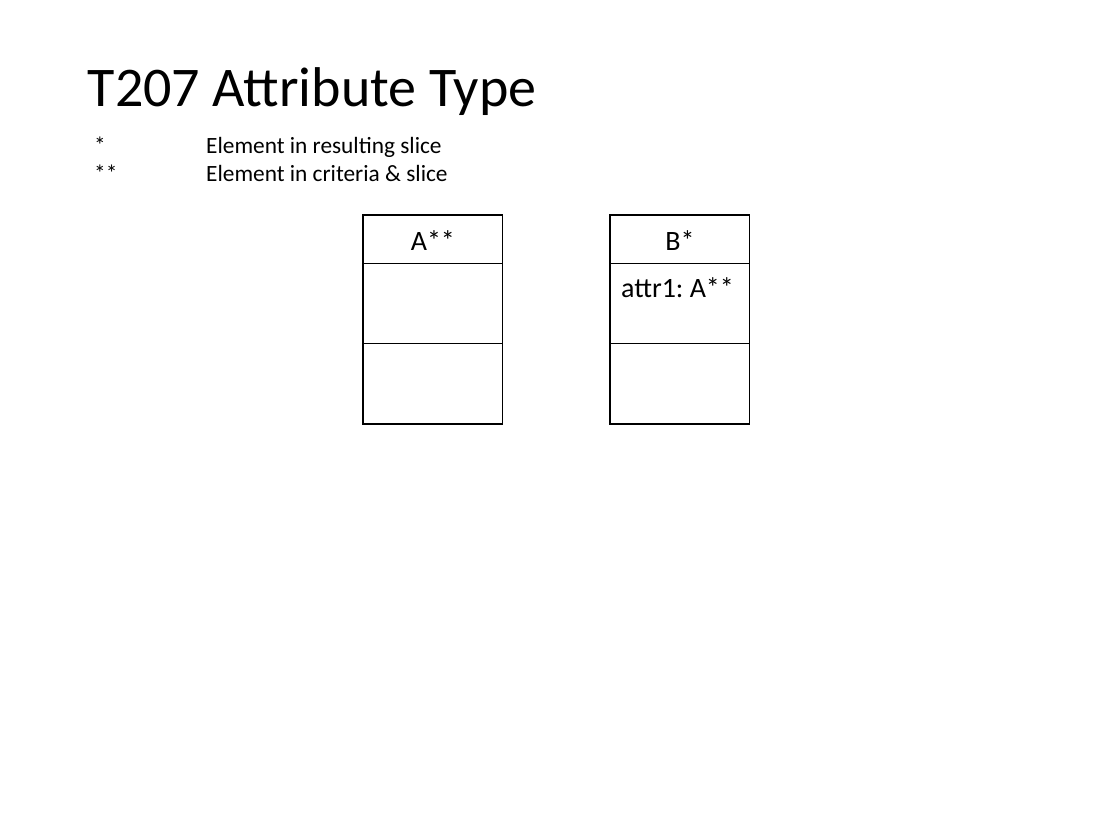
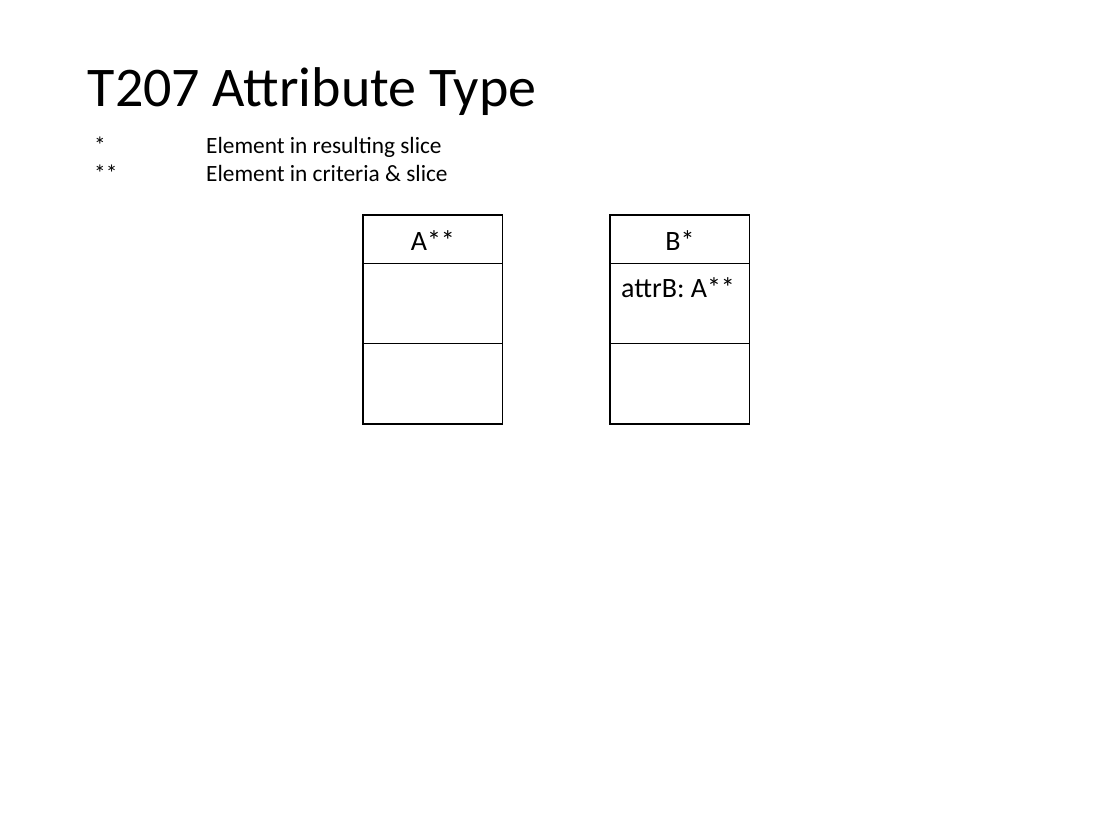
Before and after one commit to nlsfung/MMINT_Examples, a slide deck: slide 29 of CDSliceTestSuite/TestSuite.ppt. Drawn at 1120x840 pixels with LibreOffice and Linux fonts; fonts in the diff are those of the drawing. Boxes give left, top, right and bottom in pixels: in the first picture for what was removed or moved away, otherwise in the second. Text is boxed around its words. In the diff, an @@ line names an element or a change of style, - is before the commit and + after.

```diff
--- a/CDSliceTestSuite/TestSuite.ppt
+++ b/CDSliceTestSuite/TestSuite.ppt
@@ text in rectangle at (x1=621, y1=277, x2=735, y2=298): text changed @@
-attr1: A**
+attrB: A**
```
Also in this commit, not shown: 14 other slides changed, 2 other files.
